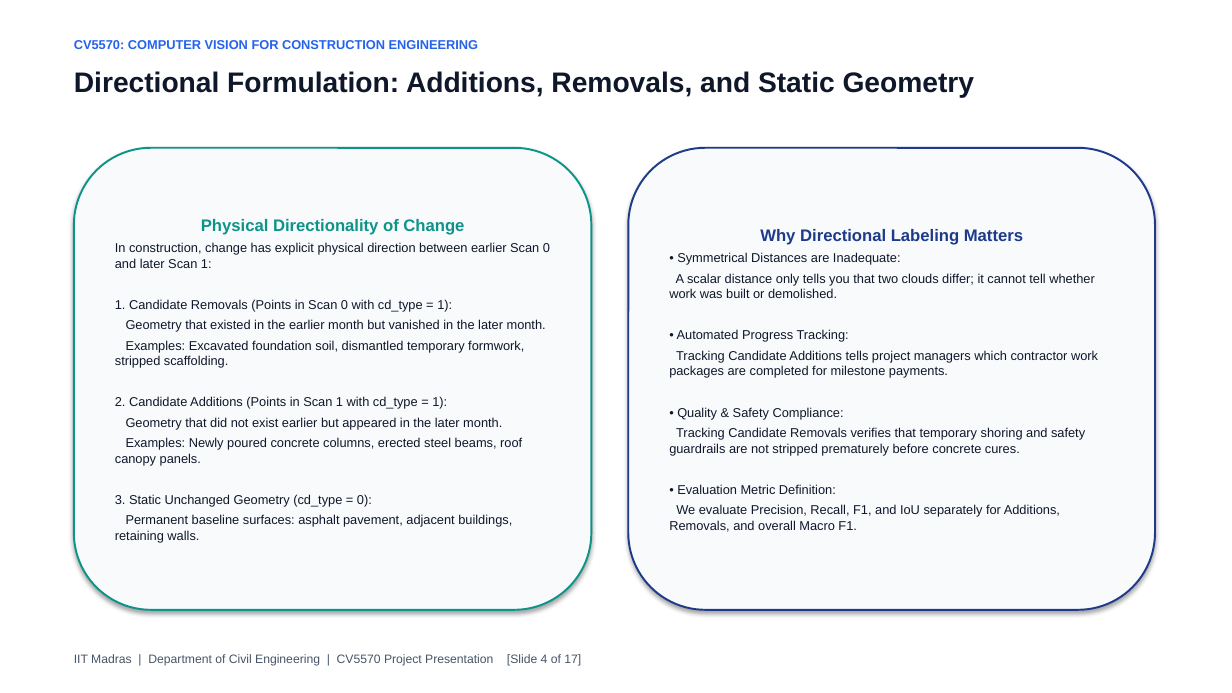
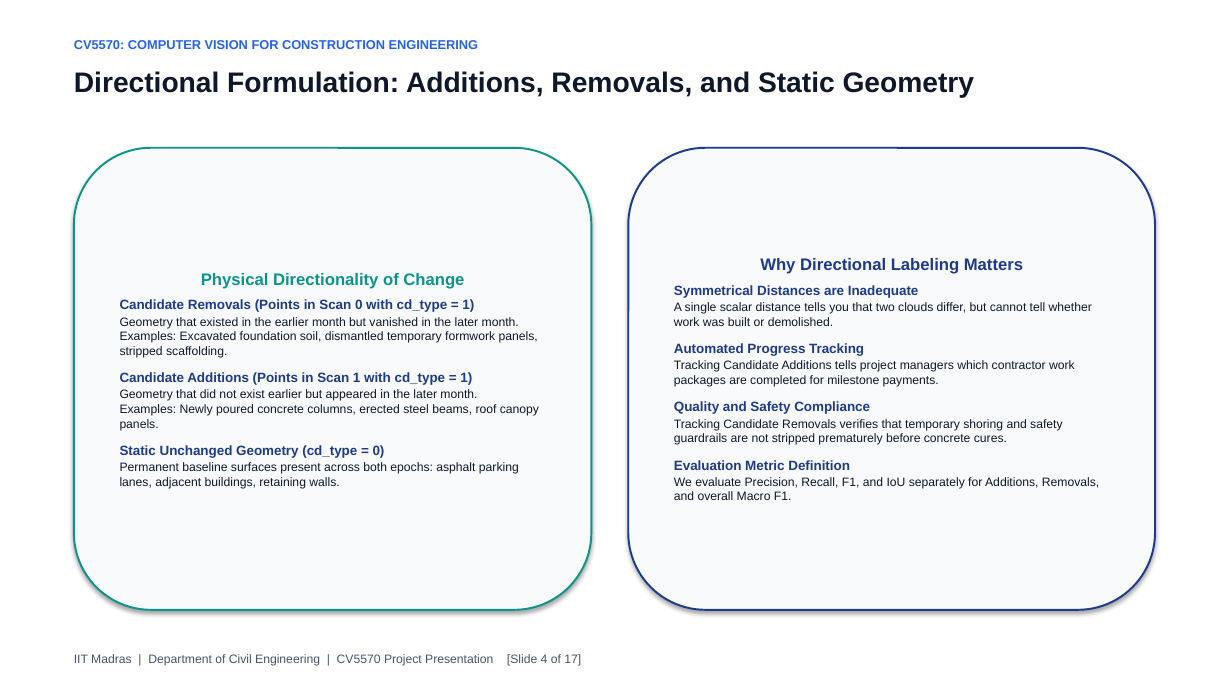
Before and after one commit to Gopal1909/Visioners_2.0, a slide deck: slide 4 of CV5570_Comprehensive_Final_Presentation.pptx. Drawn at 1232x693 pixels with LibreOffice and Linux fonts; fonts in the diff are those of the drawing. Boxes give left, top, right and bottom in pixels: in the first picture for what was removed or moved away, otherwise in the second. Text is boxed around its words. In the diff, an @@ line names an element or a change of style, - is before the commit and + after.

Commit message:
Enhance Colab demo with individual scan views and combined overlay; polish presentation with strictly flush-left human typography

```diff
--- a/CV5570_Comprehensive_Final_Presentation.pptx
+++ b/CV5570_Comprehensive_Final_Presentation.pptx
@@ text in rounded rectangle at (120,299,539,489): text changed; size 10 to 9.5 pt @@
-In construction, change has explicit physical direction between earlier Scan 0 and later Scan 1:
-1. Candidate Removals (Points in Scan 0 with cd_type = 1):
-Geometry that existed in the earlier month but vanished in the later month.
-Examples: Excavated foundation soil, dismantled temporary formwork, stripped scaffolding.
-2. Candidate Additions (Points in Scan 1 with cd_type = 1):
-Geometry that did not exist earlier but appeared in the later month.
-Examples: Newly poured concrete columns, erected steel beams, roof canopy panels.
-3. Static Unchanged Geometry (cd_type = 0):
-Permanent baseline surfaces: asphalt pavement, adjacent buildings, retaining walls.
+Candidate Removals (Points in Scan 0 with cd_type = 1)
+Geometry that existed in the earlier month but vanished in the later month.
+Examples: Excavated foundation soil, dismantled temporary formwork panels, stripped scaffolding.
+Candidate Additions (Points in Scan 1 with cd_type = 1)
+Geometry that did not exist earlier but appeared in the later month.
+Examples: Newly poured concrete columns, erected steel beams, roof canopy panels.
+Static Unchanged Geometry (cd_type = 0)
+Permanent baseline surfaces present across both epochs: asphalt parking lanes, adjacent buildings, retaining walls.
@@ text in rounded rectangle at (674,285,1092,356): text changed; size 10 to 9.5 pt @@
-• Symmetrical Distances are Inadequate:
-A scalar distance only tells you that two clouds differ; it cannot tell whether work was built or demolished.
-• Automated Progress Tracking:
+Symmetrical Distances are Inadequate
+A single scalar distance tells you that two clouds differ, but cannot tell whether work was built or demolished.
+Automated Progress Tracking
@@ text in rounded rectangle at (674,360,1099,500): size 10 to 9.5 pt in "Tracking Candidate Additions tells project managers which ...", "Tracking Candidate Removals verifies that temporary shoring ...", "We evaluate Precision, Recall, F1, and IoU ..."; less space between paragraphs @@
@@ text in rounded rectangle at (674,401,870,414): text changed; size 10 to 10.5 pt; text colour #0F172A to #1E3A8A; bold on @@
-• Quality & Safety Compliance:
+Quality and Safety Compliance
@@ text in rounded rectangle at (674,460,850,470): text changed; size 10 to 10.5 pt; text colour #0F172A to #1E3A8A; bold on @@
-• Evaluation Metric Definition:
+Evaluation Metric Definition
```
Also in this commit, not shown: 16 other slides changed, 7 other files.
